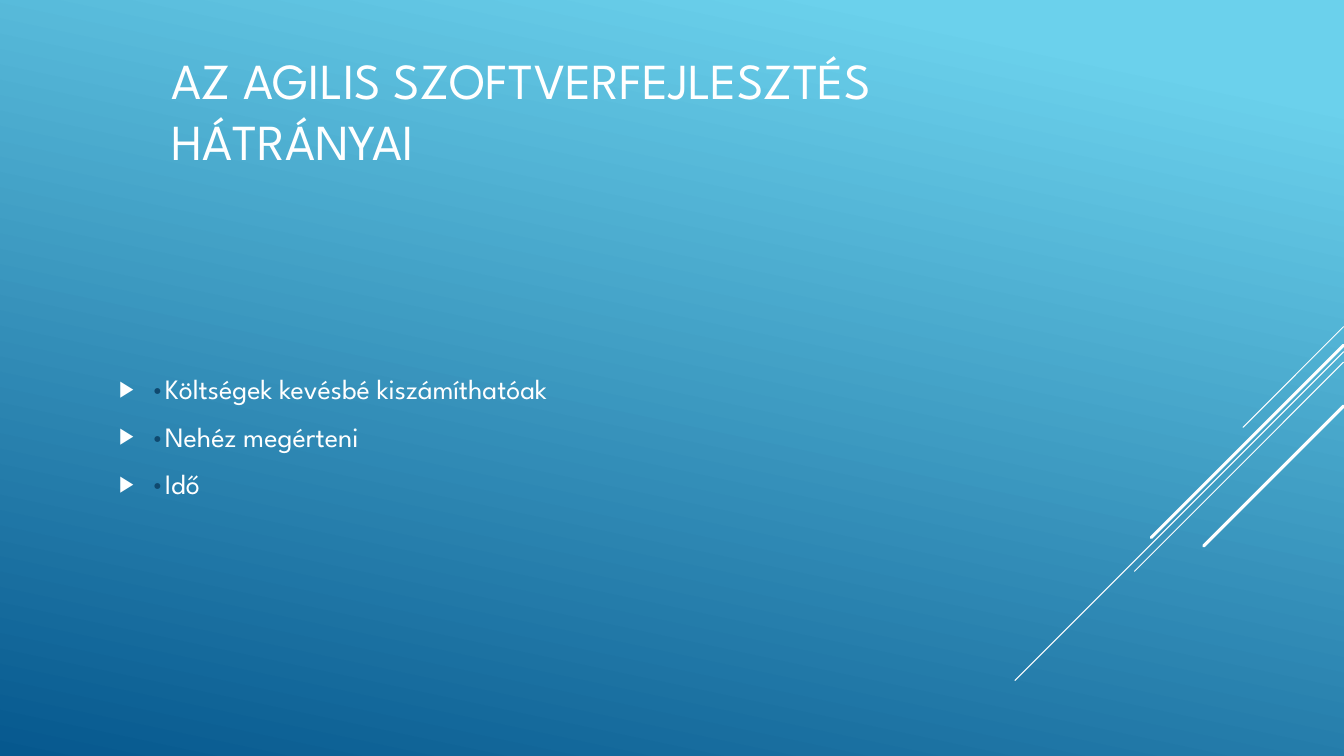
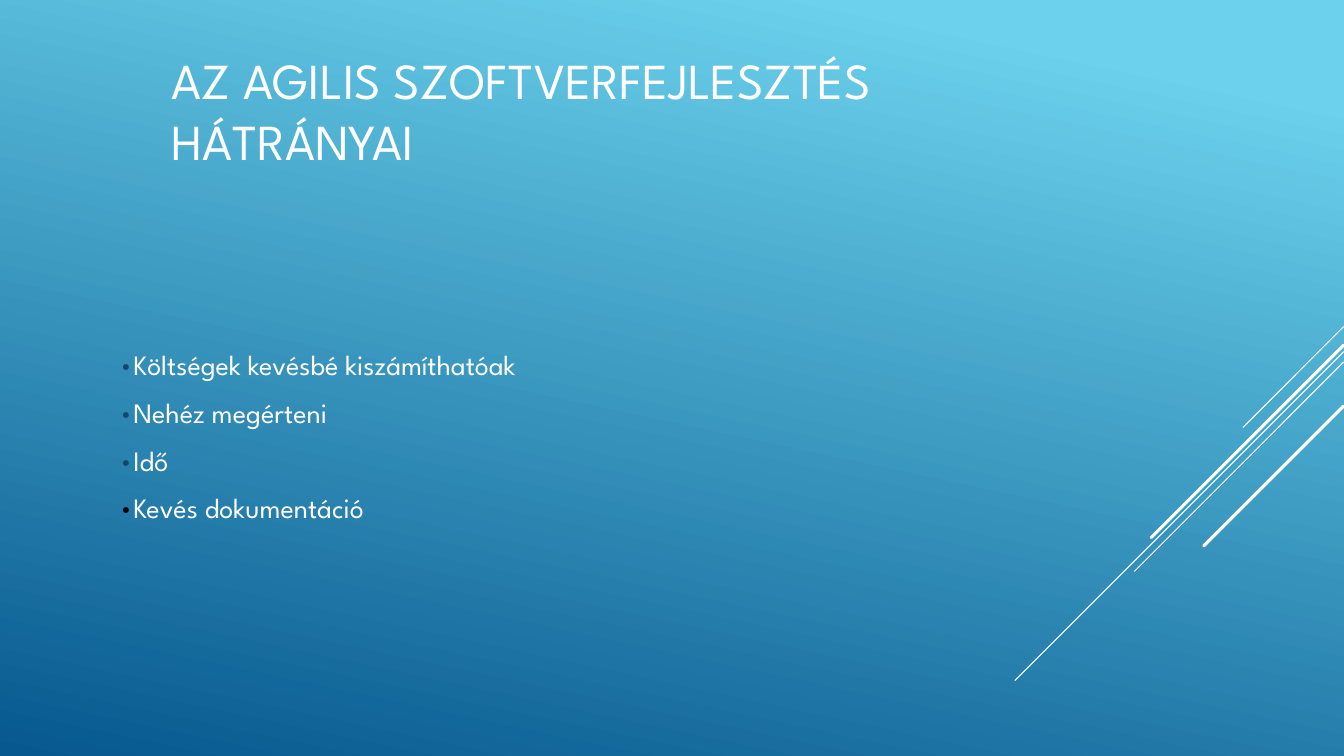
Before and after one commit to gutibalintka/iktppt, a slide deck: slide 8 of Agilis modell.pptx. Drawn at 1344x756 pixels with LibreOffice and Linux fonts; fonts in the diff are those of the drawing. Boxes give left, top, right and bottom in pixels: in the first picture for what was removed or moved away, otherwise in the second. Text is boxed around its words. In the diff, an @@ line names an element or a change of style, - is before the commit and + after.

```diff
--- a/Agilis modell.pptx
+++ b/Agilis modell.pptx
@@ text at bbox=[119, 355, 515, 472]: bullet ▶ to none @@
@@ text at bbox=[119, 498, 364, 519]: paragraph added @@
+•Kevés dokumentáció
```
Also in this commit, not shown: 5 other slides changed.
